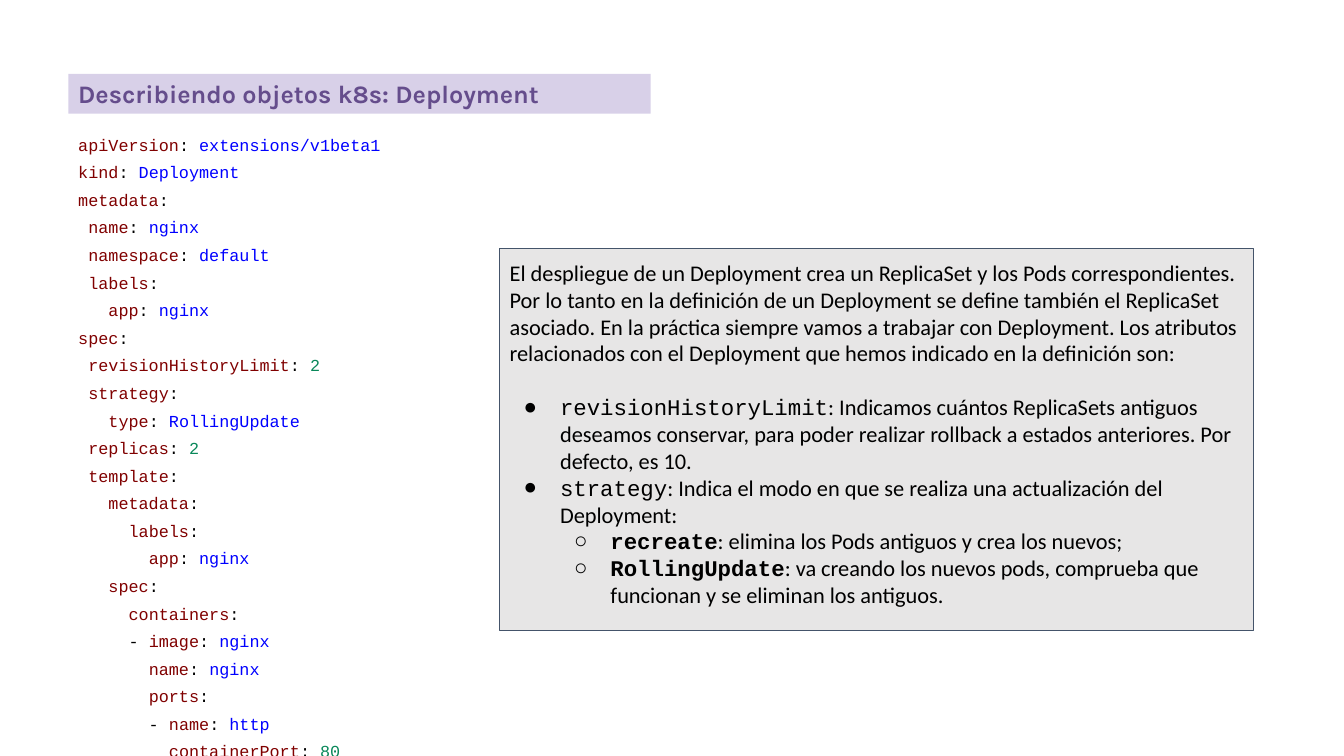
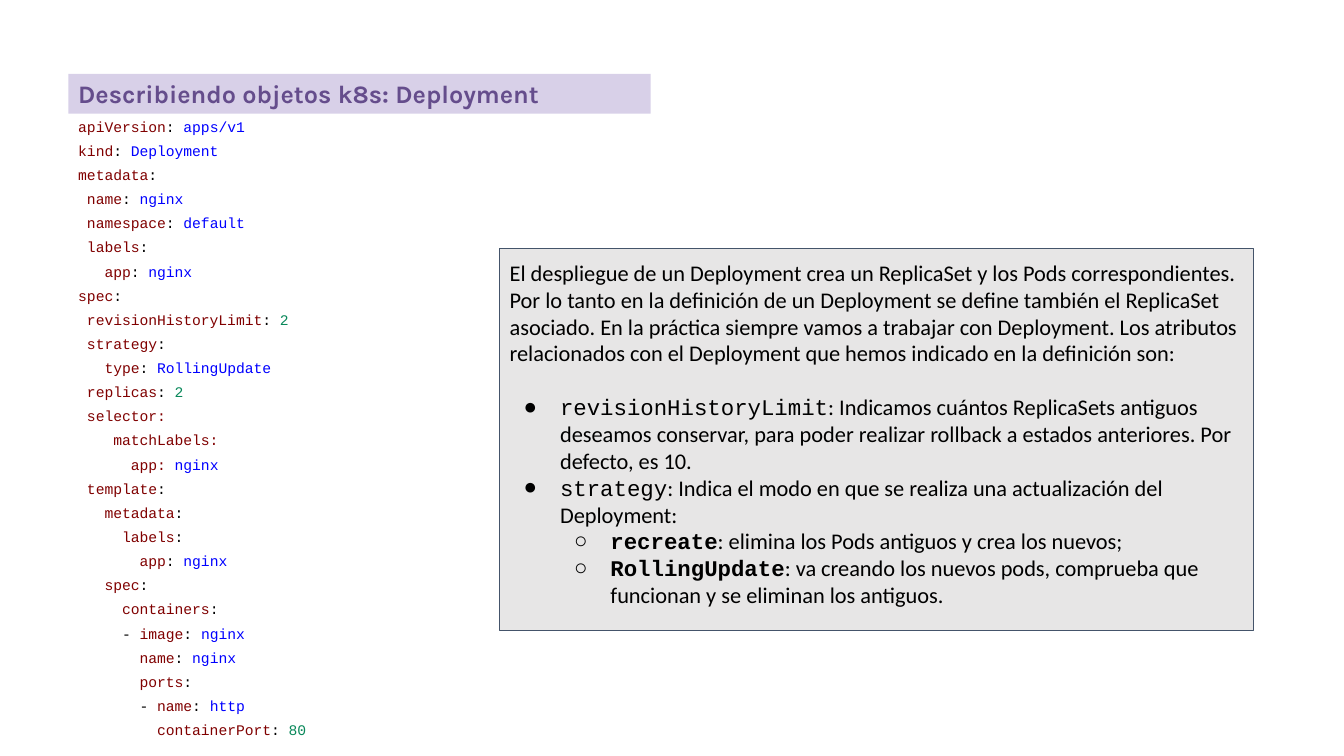
Before and after one commit to iesgn/talleres_asir_iesgn, a slide deck: slide 17 of kubernetes/presentaciones/03-despliegue_aplic_k8s.odp. Drawn at 1344x756 pixels with LibreOffice and Linux fonts; fonts in the diff are those of the drawing. Boxes give left, top, right and bottom in pixels: in the first picture for what was removed or moved away, otherwise in the second. Text is boxed around its words. In the diff, an @@ line names an element or a change of style, - is before the commit and + after.

```diff
--- a/kubernetes/presentaciones/03-despliegue_aplic_k8s.odp
+++ b/kubernetes/presentaciones/03-despliegue_aplic_k8s.odp
@@ text "apiVersion: apps/v1": place and size @@
-text "apiVersion: apps/v1" at (78, 139, 380, 734)
+text "apiVersion: apps/v1" at (78, 121, 307, 735)
@@ text at (78, 121, 244, 135): text changed; size 12 to 10.5 pt; text colour #0000FF to #800000 @@
-apiVersion: extensions/v1beta1
+apiVersion: apps/v1
@@ text at (78, 145, 307, 735): size 12 to 10.5 pt in "kind: Deployment", "metadata:", "name: nginx", "namespace: default" and 18 more places @@
@@ text at (87, 411, 219, 473): paragraphs added @@
+selector:
+matchLabels:
+app: nginx
```
Also in this commit, not shown: 1 other slide changed, 7 other files.
